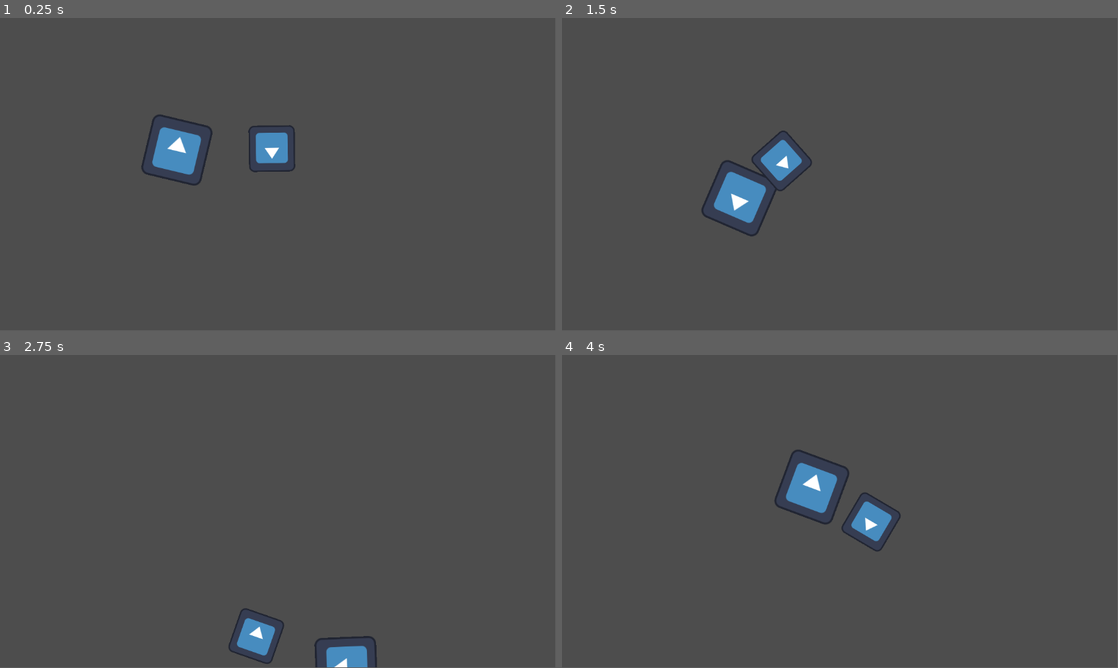
Above: before the commit, frames 1-4 (two rows, left to right).
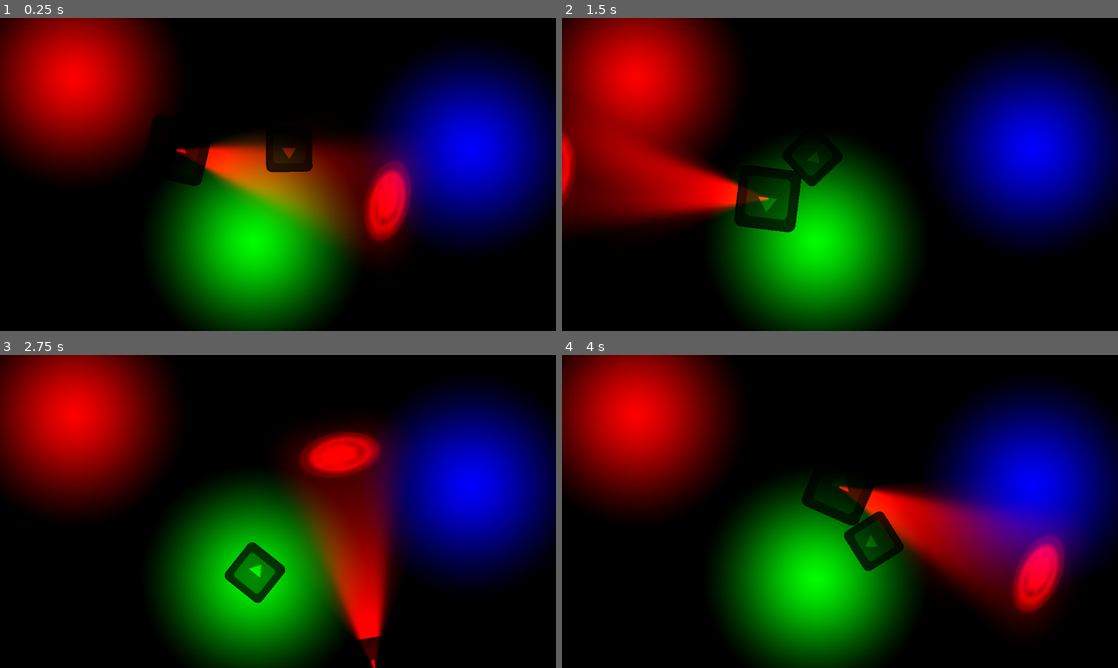
Above: after the commit, the same moments.

Repository: age-of-asparagus/chili-code-jam
Game: Godot game, scene res://world.tscn
Two runs of this game, one before a commit and one after it. Both use one fixed random seed, a clock stepped at 60 frames per second and the inputs below. The engine's default icon, where the game draws it, is replaced by a stand-in: a white triangle on a blue panel in a dark square.
Inputs (mouse positions are in pixels of both pictures, inside the frame that each line leads up to):
- Up to frame 1 (0.25 s): no input
- Up to frame 2 (1.5 s): move the mouse to (962, 158) at 0.52 s; hold Right (ui_right) 0.53-1.28 s; move the mouse to (728, 190) at 1.27 s; hold Down (ui_down) from 1.28 s (still down)
- Up to frame 3 (2.75 s): move the mouse to (333, 442) at 2.02 s; release Down (ui_down) at 2.03 s; hold Right (ui_right) from 2.03 s (still down)
- Up to frame 4 (4 s): move the mouse to (812, 574) at 2.77 s; release Right (ui_right) at 2.78 s; hold Up (ui_up) 2.78-3.53 s; move the mouse to (1006, 558) at 3.52 s; hold Left (ui_left) from 3.53 s (still down)
In our replay, the window is 799x449 before the commit and 800x450 after it. These sizes can differ from the game's own. Grey fills any space a smaller window leaves; there, only what the larger window draws over its background counts as a difference.

The runs differ from the first frame. In frame 1, 100% of the frame differs, in the area x 0-100%, y 0-100%; in frame 2, 100%; in frame 3, 100%; in frame 4, 100%.

Commit message:
Playing around with lights

Diff:
--- /dev/null
+++ b/LightingSystem/BasicLight.tscn
@@ -0,0 +1,9 @@
+[gd_scene load_steps=2 format=3 uid="uid://bl7ioa7ir5xsw"]
+
+[ext_resource type="Texture2D" uid="uid://clvkgk13i6gtp" path="res://LightingSystem/BasicLightGradientTexture.tres" id="1_fk03e"]
+
+[node name="PointLight2D" type="PointLight2D"]
+shadow_enabled = true
+shadow_color = Color(0.442911, 0.442911, 0.442911, 0)
+texture = ExtResource("1_fk03e")
+texture_scale = 2.0
--- /dev/null
+++ b/LightingSystem/BasicLightGradientTexture.tres
@@ -0,0 +1,14 @@
+[gd_resource type="GradientTexture2D" load_steps=2 format=3 uid="uid://clvkgk13i6gtp"]
+
+[sub_resource type="Gradient" id="Gradient_vy30i"]
+interpolation_mode = 2
+offsets = PackedFloat32Array(0, 0.662338)
+colors = PackedColorArray(1, 1, 1, 1, 0, 0, 0, 1)
+
+[resource]
+gradient = SubResource("Gradient_vy30i")
+width = 256
+height = 256
+use_hdr = true
+fill = 1
+fill_from = Vector2(0.5, 0.5)
--- /dev/null
+++ b/LightingSystem/FlashLight.tscn
@@ -0,0 +1,22 @@
+[gd_scene load_steps=2 format=3 uid="uid://0slhet8daytj"]
+
+[ext_resource type="Texture2D" uid="uid://cv3bahd6cq61g" path="res://LightingSystem/LightTextures/CustomSpotlight1.png" id="1_0uawj"]
+
+[node name="PointLight2D" type="PointLight2D"]
+position = Vector2(272, 2)
+shadow_enabled = true
+shadow_color = Color(0.442911, 0.442911, 0.442911, 0)
+texture = ExtResource("1_0uawj")
+
+[node name="Background" type="ColorRect" parent="."]
+visible = false
+offset_left = -494.0
+offset_top = -302.0
+offset_right = -454.0
+offset_bottom = -262.0
+scale = Vector2(29.0199, 16.3978)
+
+[node name="CanvasModulate" type="CanvasModulate" parent="."]
+visible = false
+position = Vector2(-393, -281)
+color = Color(0, 0, 0, 1)
--- a/enemy.gd
+++ b/enemy.gd
@@ -1,6 +1,6 @@
 extends CharacterBody2D
 
-var speed = 300
+var speed = 150
 @onready var navigation = $NavigationAgent2D
 @onready var player = get_parent().get_node("Player")
 
--- a/project.godot
+++ b/project.godot
@@ -14,6 +14,11 @@
 run/main_scene="res://world.tscn"
 config/features=PackedStringArray("4.3", "GL Compatibility")
 config/icon="res://icon.svg"
+
+[display]
+
+window/stretch/mode="viewport"
+window/stretch/aspect="expand"
 
 [dotnet]
 
@@ -58,3 +63,4 @@
 
 renderer/rendering_method="gl_compatibility"
 renderer/rendering_method.mobile="gl_compatibility"
+viewport/hdr_2d=true
--- a/world.tscn
+++ b/world.tscn
@@ -1,20 +1,50 @@
-[gd_scene load_steps=4 format=3 uid="uid://dnypnav0ckumg"]
+[gd_scene load_steps=6 format=3 uid="uid://cs26ourwgjhd"]
 
-[ext_resource type="PackedScene" uid="uid://lv7u48txlta5" path="res://player.tscn" id="1_1n0kl"]
-[ext_resource type="PackedScene" uid="uid://bong5i513sa8s" path="res://enemy.tscn" id="2_ixb4d"]
+[ext_resource type="PackedScene" uid="uid://bl7ioa7ir5xsw" path="res://LightingSystem/BasicLight.tscn" id="1_0tysx"]
+[ext_resource type="PackedScene" uid="uid://dicw2plihs8to" path="res://player.tscn" id="1_1n0kl"]
+[ext_resource type="PackedScene" uid="uid://c3u8uesabnv5a" path="res://enemy.tscn" id="2_ixb4d"]
+[ext_resource type="PackedScene" uid="uid://0slhet8daytj" path="res://LightingSystem/FlashLight.tscn" id="3_qnify"]
 
 [sub_resource type="NavigationPolygon" id="NavigationPolygon_ota0r"]
-vertices = PackedVector2Array(1128.04, 640.82, 21.9063, 621.172, 17.0781, 38.8594, 1130.95, 24.1328)
+vertices = PackedVector2Array(1133.95, 636.969, 18.0391, 634.023, 20.9531, 18.9688, 1131.04, 16.0234)
 polygons = Array[PackedInt32Array]([PackedInt32Array(0, 1, 2, 3)])
-outlines = Array[PackedVector2Array]([PackedVector2Array(7, 29, 12, 631, 1138, 651, 1141, 14)])
+outlines = Array[PackedVector2Array]([PackedVector2Array(11, 9, 8, 644, 1144, 647, 1141, 6)])
 
 [node name="World" type="Node2D"]
+
+[node name="NavigationRegion2D" type="NavigationRegion2D" parent="."]
+navigation_polygon = SubResource("NavigationPolygon_ota0r")
+metadata/_edit_group_ = true
+
+[node name="Lighting" type="Node2D" parent="."]
+
+[node name="Background" type="ColorRect" parent="Lighting"]
+offset_right = 40.0
+offset_bottom = 40.0
+scale = Vector2(29.0199, 16.3978)
+
+[node name="CanvasModulate" type="CanvasModulate" parent="Lighting"]
+color = Color(0, 0, 0, 1)
+
+[node name="Lights" type="Node2D" parent="Lighting"]
+
+[node name="PointLight2D" parent="Lighting/Lights" instance=ExtResource("1_0tysx")]
+position = Vector2(154, 123)
+color = Color(1, 0, 0, 1)
+
+[node name="PointLight2D2" parent="Lighting/Lights" instance=ExtResource("1_0tysx")]
+position = Vector2(526, 463)
+color = Color(0, 1, 0, 1)
+
+[node name="PointLight2D3" parent="Lighting/Lights" instance=ExtResource("1_0tysx")]
+position = Vector2(975, 269)
+color = Color(0, 0, 1, 1)
 
 [node name="Player" parent="." instance=ExtResource("1_1n0kl")]
 position = Vector2(367, 274)
 
+[node name="PointLight2D" parent="Player" instance=ExtResource("3_qnify")]
+color = Color(1, 0, 0, 1)
+
 [node name="Enemy" parent="." instance=ExtResource("2_ixb4d")]
 position = Vector2(634, 270)
-
-[node name="NavigationRegion2D" type="NavigationRegion2D" parent="."]
-navigation_polygon = SubResource("NavigationPolygon_ota0r")
Binary file added: Assets/Ground/paving 2.png
Not shown, added: Assets/Ground/paving 2.png.import
Binary file added: Assets/Ground/seamless-mosaic-endless-white-square-tiles-a-texture-of-style-abstract-background_9912509.webp
Not shown, added: Assets/Ground/seamless-mosaic-endless-white-square-tiles-a-texture-of-style-abstract-background_9912509.webp.import
Not shown, added: Credits.txt
Binary file added: LightingSystem/LightTextures/2d_lights_and_shadows_neutral_point_light.webp
Not shown, added: LightingSystem/LightTextures/2d_lights_and_shadows_neutral_point_light.webp.import
Binary file added: LightingSystem/LightTextures/CustomSpotlight1.png
Not shown, added: LightingSystem/LightTextures/CustomSpotlight1.png.import
Binary file added: LightingSystem/LightTextures/prop_radius_0.25.png
Not shown, added: LightingSystem/LightTextures/prop_radius_0.25.png.import
Binary file added: LightingSystem/LightTextures/prop_radius_0.png
(and 4 more such lines)
